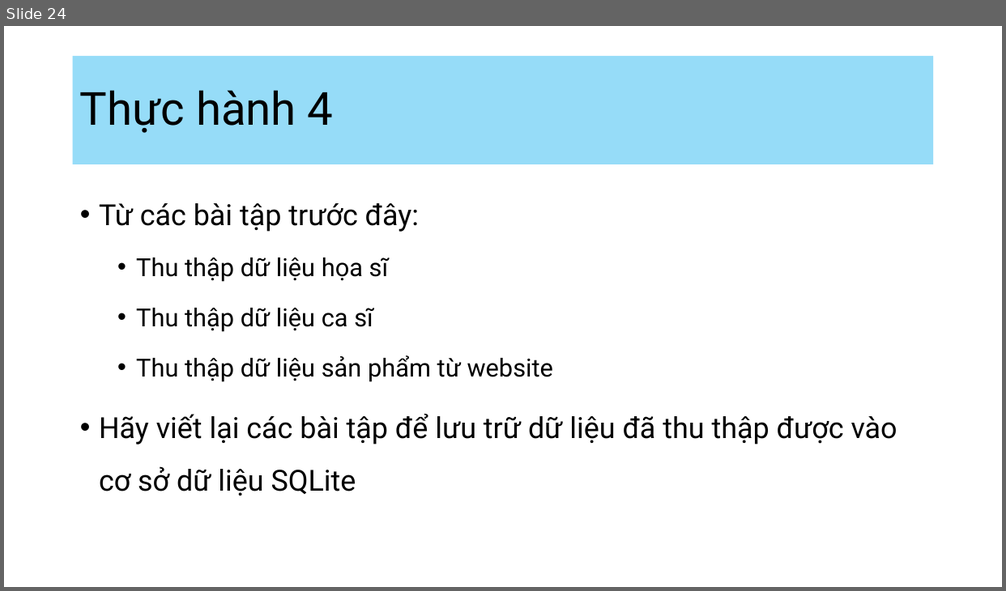
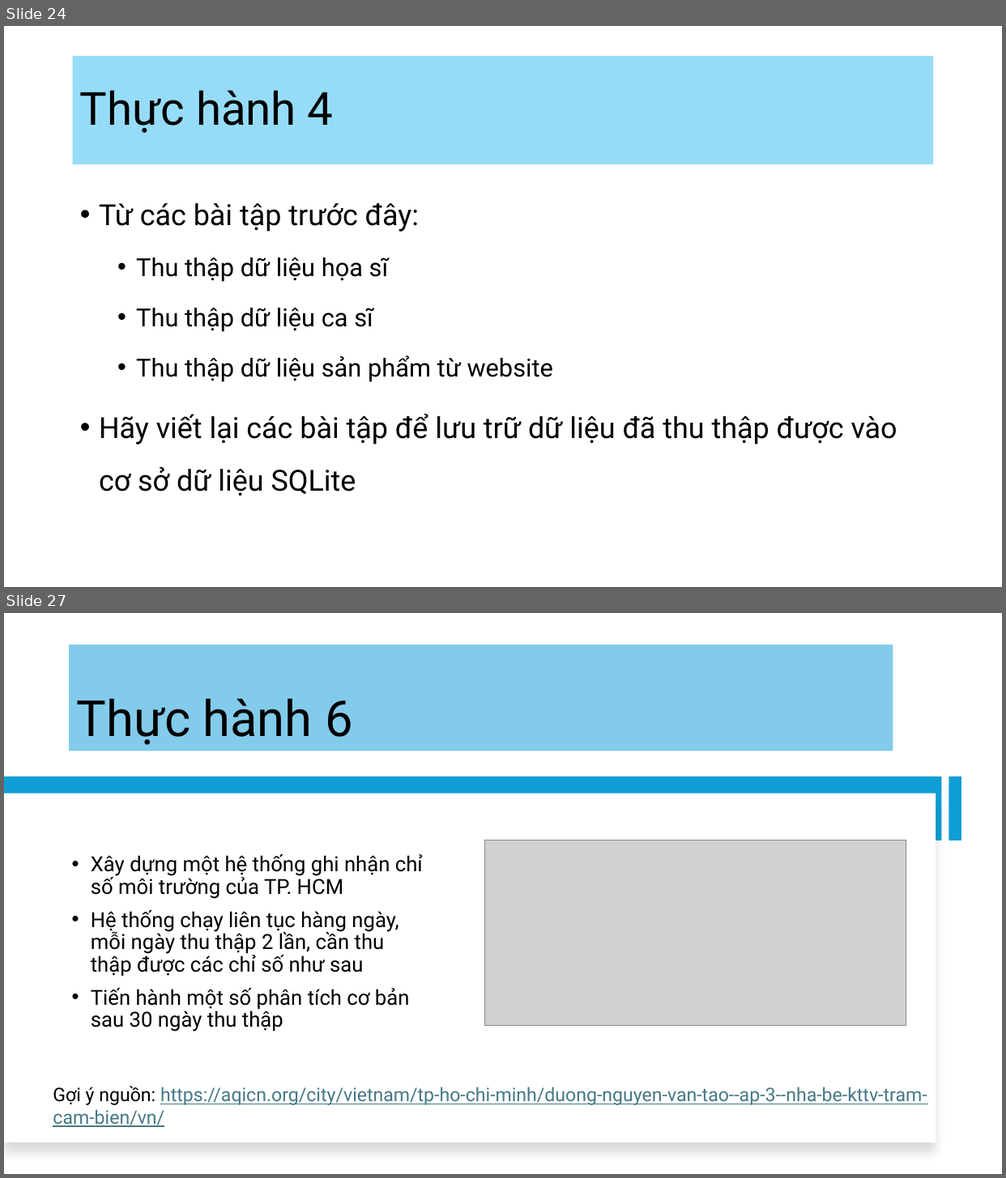
Before and after one commit to lenhattung/osds, a slide deck: 03-Cơ sở dữ liệu nhúng SQLite/SQLite.pptx. Shown one above the other, each under a label of ours: slide 24 before the commit, slides 24 and 27 after it; the slides between them are not shown. The pictures are 1006x591 and 1006x1178 pixels, drawn with LibreOffice and Linux fonts; fonts in the diff are those of the drawing; grey boxes stand for pictures. Boxes give left, top, right and bottom in pixels: in the first picture for what was removed or moved away, otherwise in the second. Text is boxed around its words. In the diff, an @@ line names an element or a change of style, - is before the commit and + after.

Commit message:
Update
Update

```diff
--- a/03-Cơ sở dữ liệu nhúng SQLite/SQLite.pptx
+++ b/03-Cơ sở dữ liệu nhúng SQLite/SQLite.pptx
@@ slide 27 added at (4,613,1002,1174), background #FFFFFF @@
@@ title added at (69,645,893,751), fill #83CBEB, 48 pt, text #000000 @@
+Thực hành 6
@@ rectangle added at (4,777,942,841), fill #0F9ED5 @@
@@ rectangle added at (948,777,961,841), fill #0F9ED5 @@
@@ rectangle added at (4,794,936,1143), fill #FFFFFF @@
@@ text added at (91,854,423,1032), 20 pt, text #000000 @@
+• Xây dựng một hệ thống ghi nhận chỉ số môi trường của TP. HCM
+• Hệ thống chạy liên tục hàng ngày, mỗi ngày thu thập 2 lần, cần thu thập được các chỉ số như sau
+• Tiến hành một số phân tích cơ bản sau 30 ngày thu thập
@@ picture added at (484,841,906,1026) @@
@@ text added at (53,1086,927,1127), 18 pt, text #467886, underline @@
+Gợi ý nguồn: https://aqicn.org/city/vietnam/tp-ho-chi-minh/duong-nguyen-van-tao--ap-3--nha-be-kttv-tram-cam-bien/vn/
```
Also in this commit, not shown: 3 other slides added.
